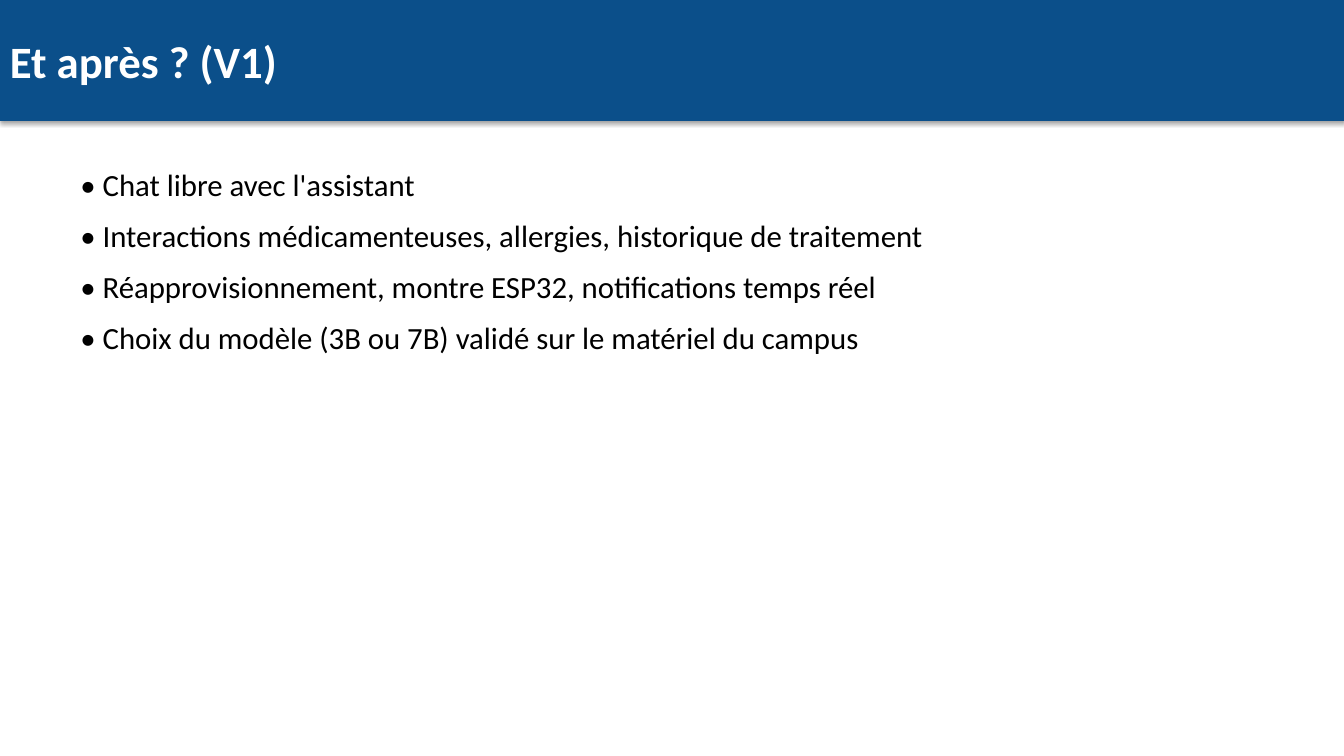
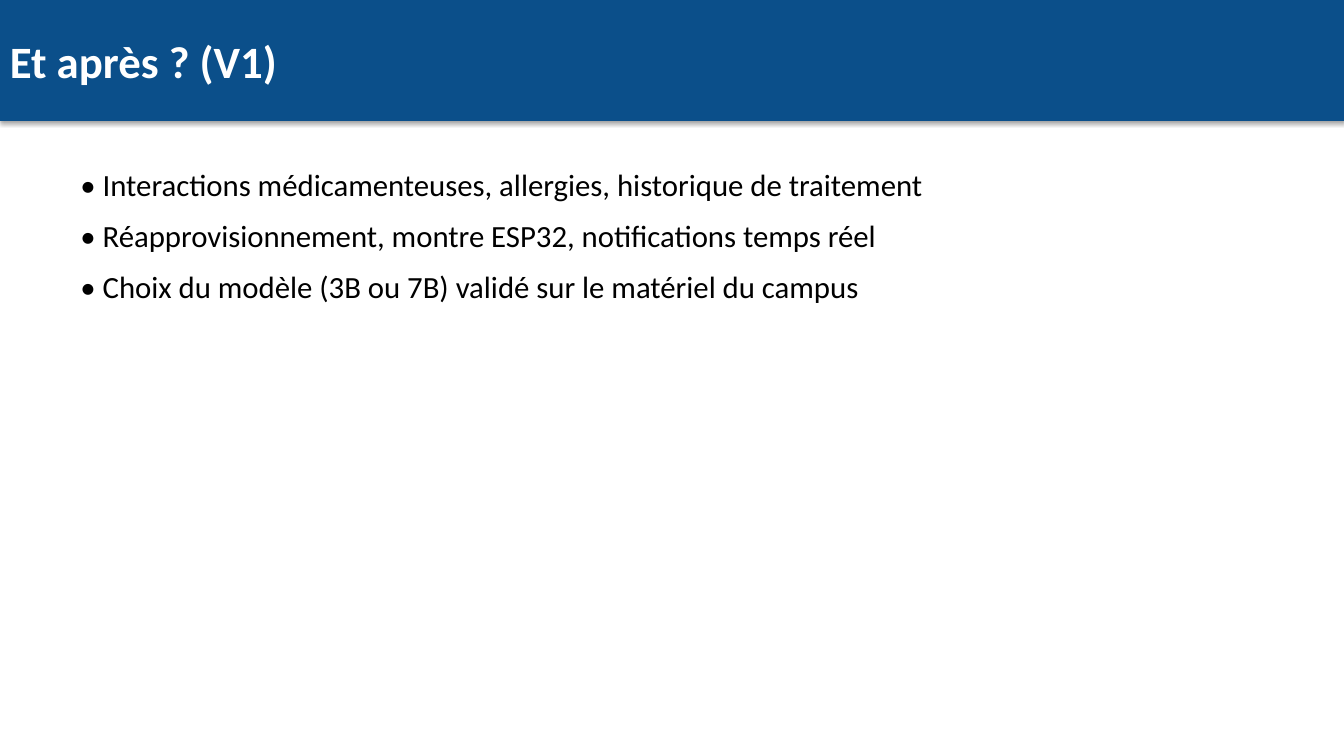
Before and after one commit to Skillyougen/Hugin, a slide deck: slide 9 of docs/livrables/Workshop2026-B3-Pres.pptx. Drawn at 1344x756 pixels with LibreOffice and Linux fonts; fonts in the diff are those of the drawing. Boxes give left, top, right and bottom in pixels: in the first picture for what was removed or moved away, otherwise in the second. Text is boxed around its words. In the diff, an @@ line names an element or a change of style, - is before the commit and + after.

Commit message:
chat : page Assistant branchée sur l'IA locale + historique des conversations
Malentendu corrigé : le chat devait être conservé, seulement sans le mock.
Backend : table messages_chat, GET/POST /chat (contexte : dernières constantes,
alerte en cours, 6 derniers échanges de CE colon), mêmes garde-fous que les
cartes (tutoiement, pas de diagnostic, filtre dose/médicament, pas de
minimisation), réponse de secours fixe si l'IA échoue ; le message ne
modifie jamais état, protocole, alerte ni stock. Front : composants du chat
restaurés (MessageBubble, ChatInput, TypingIndicator, Foxy) et page
/assistant qui charge et envoie via l'API ; la page Historique s'ouvre sur
l'onglet Conversations (relecture par jour), Recommandations en second.
Tests : chat IA, isolation, secours, validation, limite. Docs et livrables
mis à jour ; le chat est un ajout au-delà du CDC §2.

```diff
--- a/docs/livrables/Workshop2026-B3-Pres.pptx
+++ b/docs/livrables/Workshop2026-B3-Pres.pptx
@@ text at box(103, 174, 415, 197): paragraph removed @@
-• Chat libre avec l'assistant
```
Also in this commit, not shown: 1 other slide changed, 20 other files.
